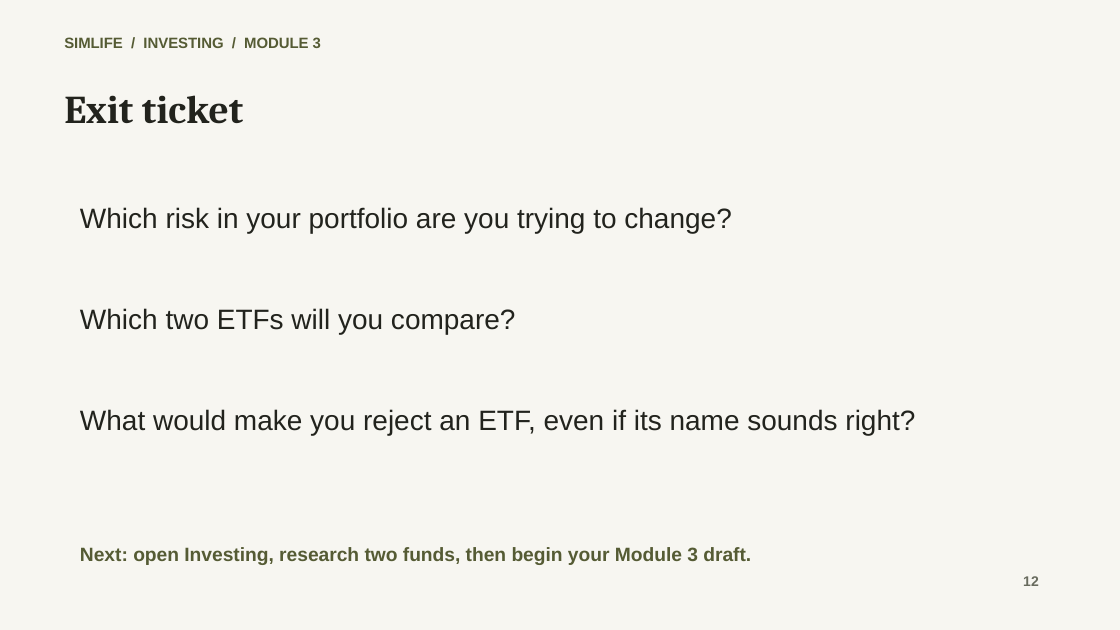
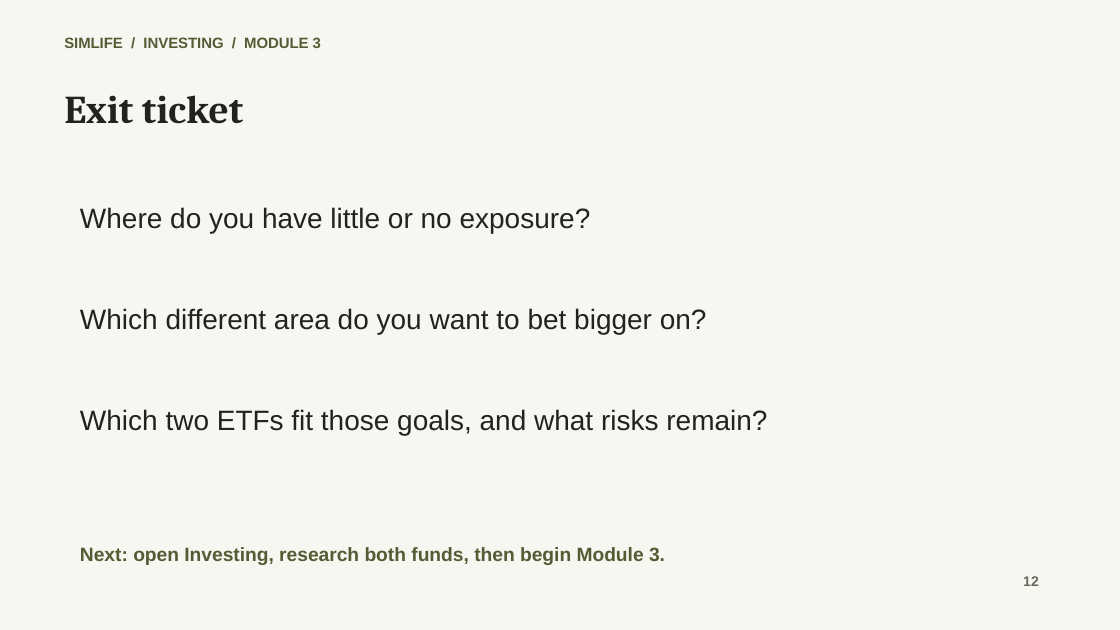
Before and after one commit to JML999/simlife-classroom, a slide deck: slide 12 of docs/module3-etfs/output/Module_3_ETFs_Lesson.pptx. Drawn at 1120x630 pixels with LibreOffice and Linux fonts; fonts in the diff are those of the drawing. Boxes give left, top, right and bottom in pixels: in the first picture for what was removed or moved away, otherwise in the second. Text is boxed around its words. In the diff, an @@ line names an element or a change of style, - is before the commit and + after.

Commit message:
Make Module 3 a two-ETF portfolio mission

```diff
--- a/docs/module3-etfs/output/Module_3_ETFs_Lesson.pptx
+++ b/docs/module3-etfs/output/Module_3_ETFs_Lesson.pptx
@@ text at [80,207,591,234]: text changed @@
-Which risk in your portfolio are you trying to change?
+Where do you have little or no exposure?
@@ text at [80,308,707,334]: text changed @@
-Which two ETFs will you compare?
+Which different area do you want to bet bigger on?
@@ text at [80,409,767,435]: text changed @@
-What would make you reject an ETF, even if its name sounds right?
+Which two ETFs fit those goals, and what risks remain?
@@ text at [80,547,665,565]: text changed @@
-Next: open Investing, research two funds, then begin your Module 3 draft.
+Next: open Investing, research both funds, then begin Module 3.
```
Also in this commit, not shown: 4 other slides changed, 8 other files.
